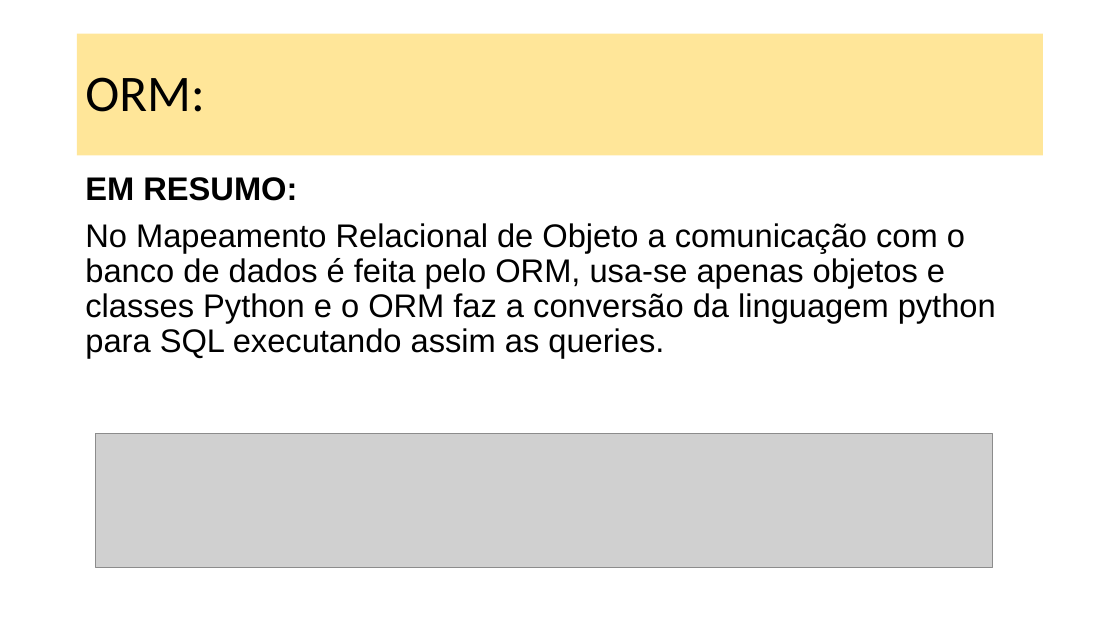
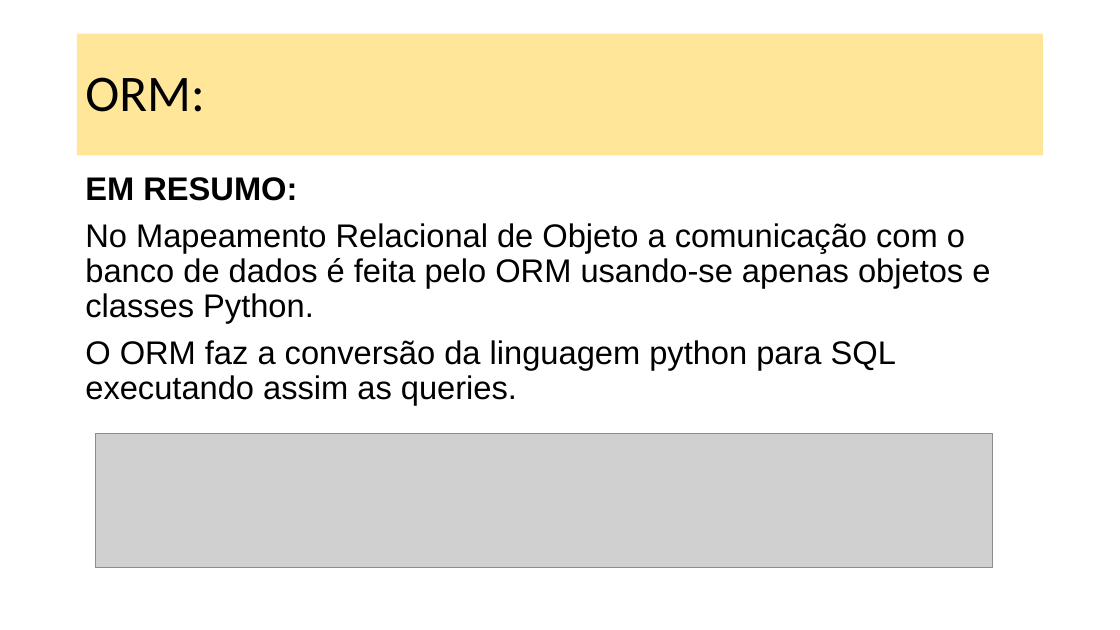
Before and after one commit to dourivaljunior/Curso-de-Flask, a slide deck: slide 18 of Aula 06 Flask.pptx (slide 16 before the commit). Drawn at 1120x630 pixels with LibreOffice and Linux fonts; fonts in the diff are those of the drawing; grey boxes stand for pictures. Boxes give left, top, right and bottom in pixels: in the first picture for what was removed or moved away, otherwise in the second. Text is boxed around its words. In the diff, an @@ line names an element or a change of style, - is before the commit and + after.

```diff
--- a/Aula 06 Flask.pptx
+++ b/Aula 06 Flask.pptx
@@ text at (85, 223, 990, 405): text changed @@
-No Mapeamento Relacional de Objeto a comunicação com o banco de dados é feita pelo ORM, usa-se apenas objetos e classes Python e o ORM faz a conversão da linguagem python para SQL executando assim as queries.
+No Mapeamento Relacional de Objeto a comunicação com o banco de dados é feita pelo ORM usando-se apenas objetos e classes Python.
+O ORM faz a conversão da linguagem python para SQL executando assim as queries.
```
Also in this commit, not shown: 15 other slides changed, 6 slides added, 1 slide removed, 1 other file.
